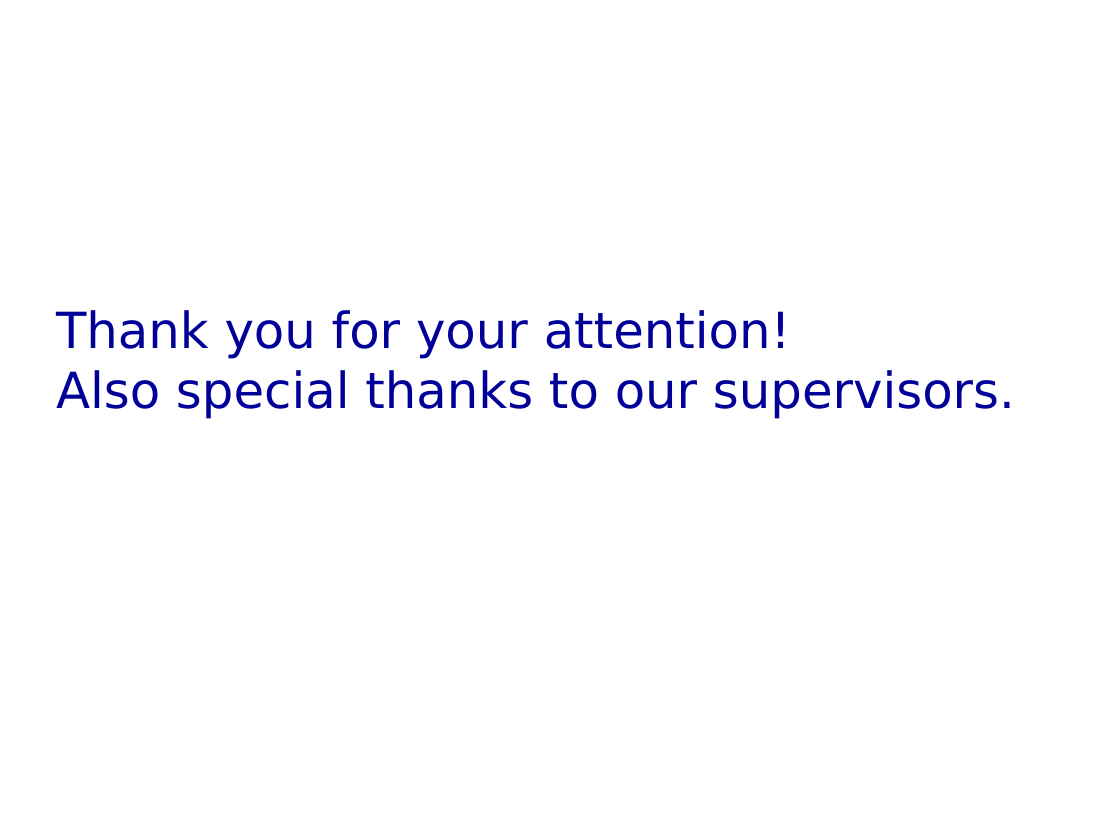
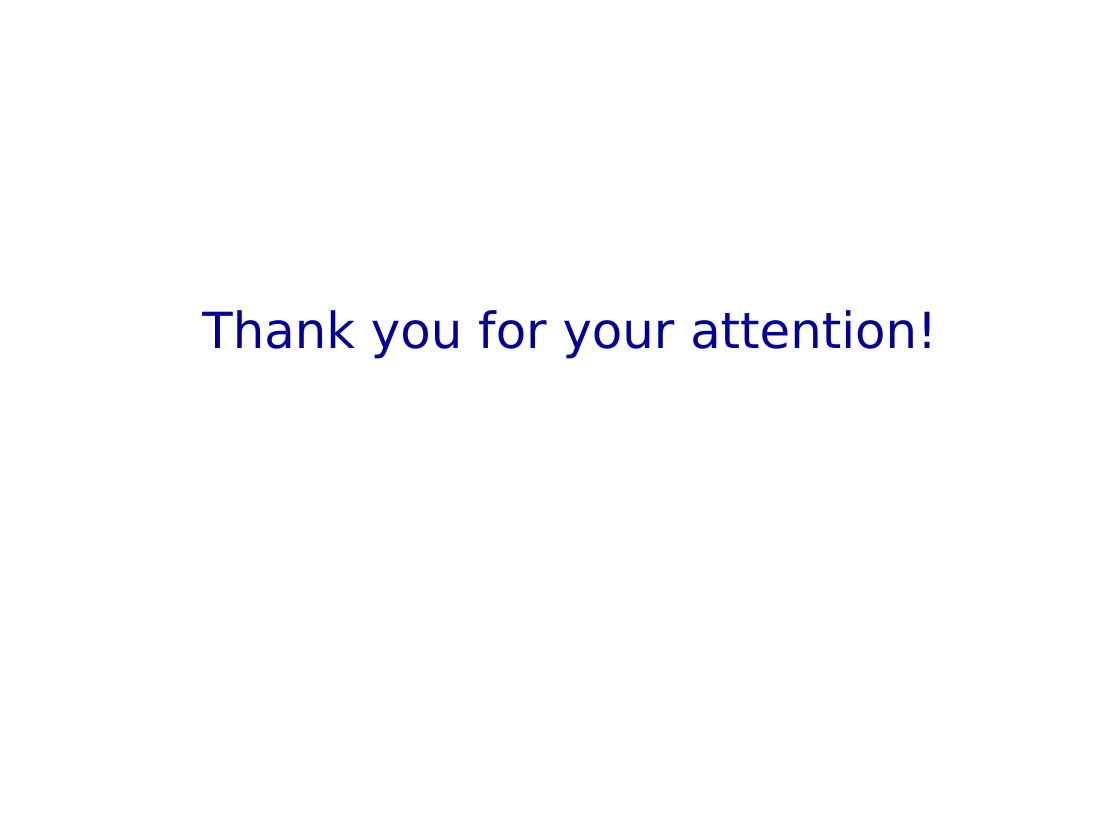
Before and after one commit to montelis/Feed-Forward-Loop, a slide deck: slide 15 of Feed Forward Loop Presentation.pptx (slide 9 before the commit). Drawn at 1120x840 pixels with LibreOffice and Linux fonts; fonts in the diff are those of the drawing; background and template pictures are left out. Boxes give left, top, right and bottom in pixels: in the first picture for what was removed or moved away, otherwise in the second. Text is boxed around its words. In the diff, an @@ line names an element or a change of style, - is before the commit and + after.

```diff
--- a/Feed Forward Loop Presentation.pptx
+++ b/Feed Forward Loop Presentation.pptx
@@ title at box(202, 310, 937, 359): text changed @@
-Thank you for your attention!
-Also special thanks to our supervisors.
+Thank you for your attention!
```
Also in this commit, not shown: 2 other slides changed, 12 slides added, 6 slides removed.
